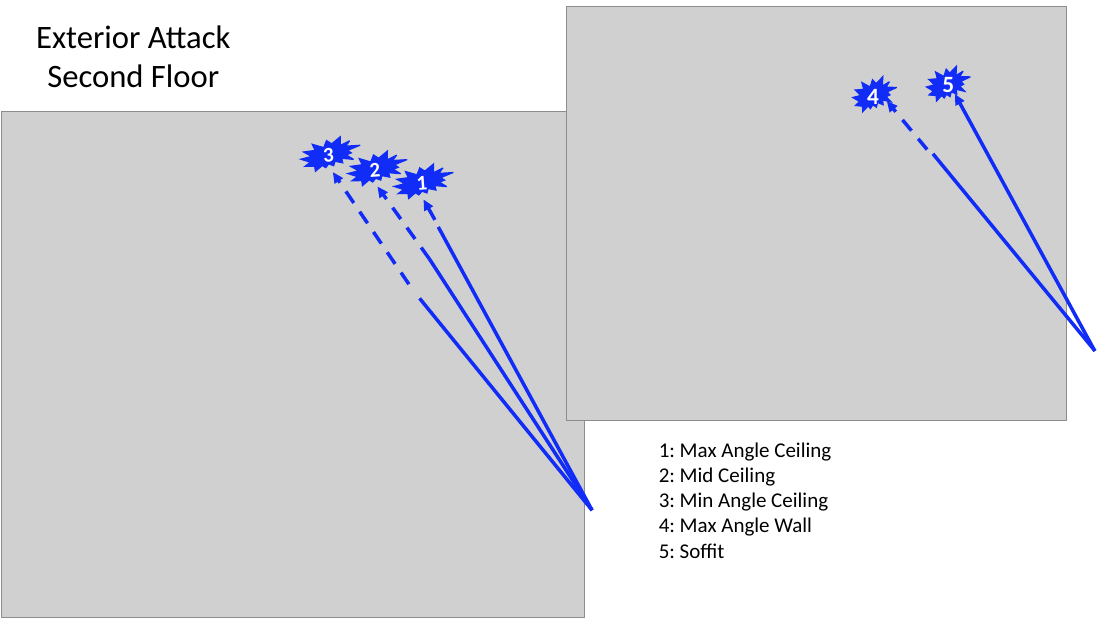
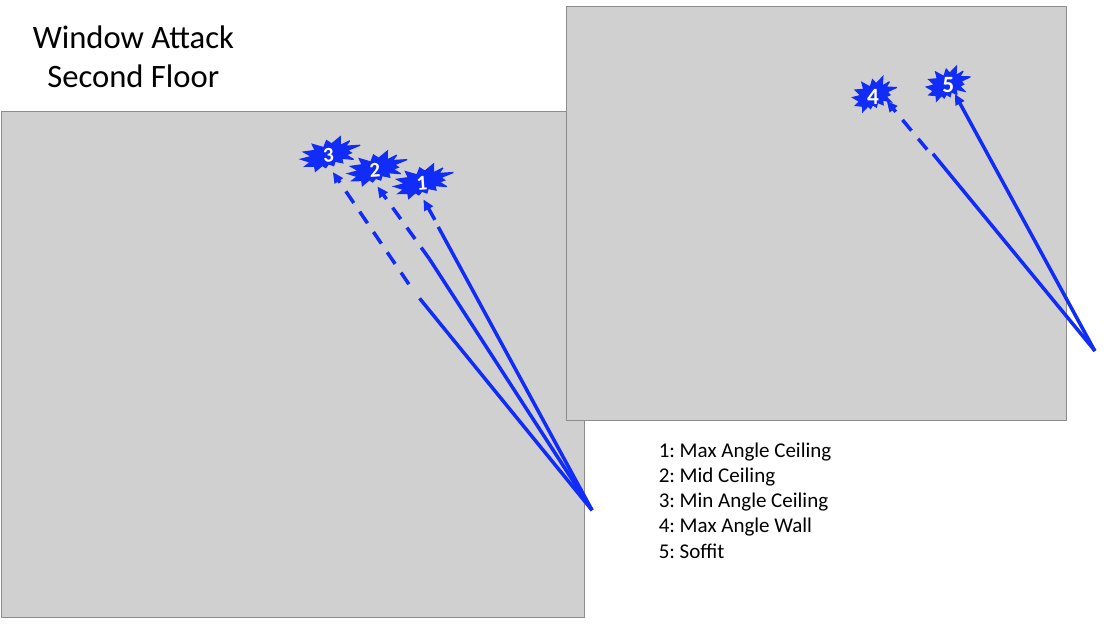
Before and after one commit to jwregan2/2013_Fire_Attack, a slide deck: slide 2 of Part_I/Report/Figures/Water_Distribution/Nozzle_Position_Legends.pptx. Drawn at 1120x630 pixels with LibreOffice and Linux fonts; fonts in the diff are those of the drawing; grey boxes stand for pictures. Boxes give left, top, right and bottom in pixels: in the first picture for what was removed or moved away, otherwise in the second. Text is boxed around its words. In the diff, an @@ line names an element or a change of style, - is before the commit and + after.

```diff
--- a/Part_I/Report/Figures/Water_Distribution/Nozzle_Position_Legends.pptx
+++ b/Part_I/Report/Figures/Water_Distribution/Nozzle_Position_Legends.pptx
@@ text at box(33, 25, 234, 49): text changed @@
-Exterior Attack
+Window Attack
```
Also in this commit, not shown: 2 other slides changed, 3 other files.
